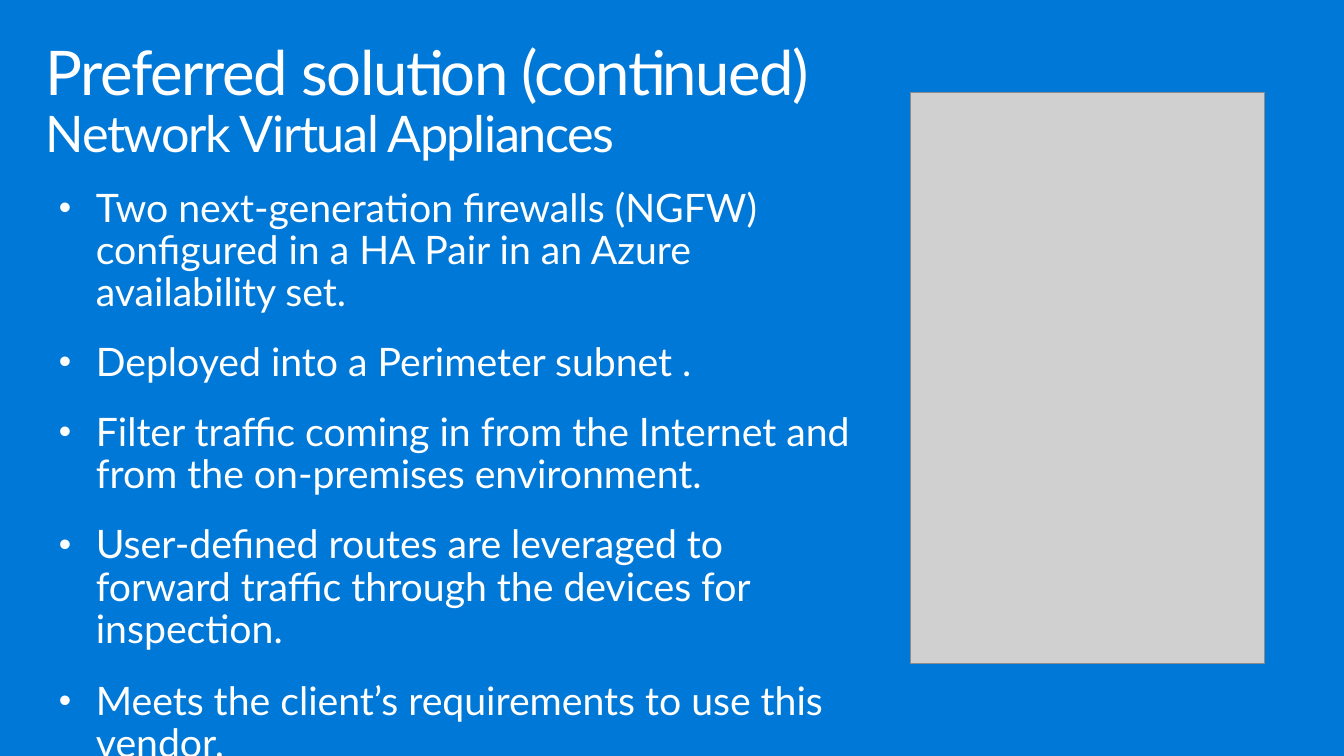
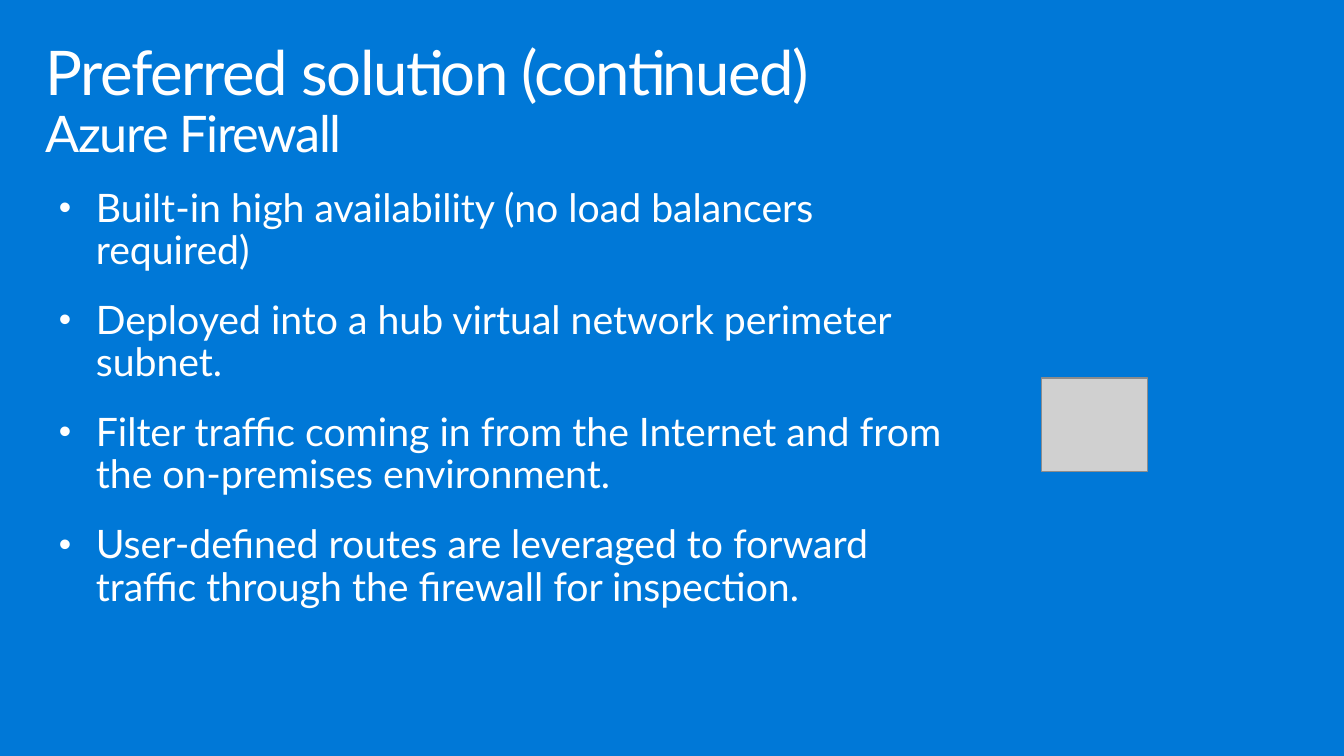
Before and after one commit to yashmadan123/MCW-Enterprise-class-networking, a slide deck: slide 29 of Whiteboard design session/WDS trainer presentation - Enterprise-class networking in Azure.pptx. Drawn at 1344x756 pixels with LibreOffice and Linux fonts; fonts in the diff are those of the drawing; grey boxes stand for pictures. Boxes give left, top, right and bottom in pixels: in the first picture for what was removed or moved away, otherwise in the second. Text is boxed around its words. In the diff, an @@ line names an element or a change of style, - is before the commit and + after.

```diff
--- a/Whiteboard design session/WDS trainer presentation - Enterprise-class networking in Azure.pptx
+++ b/Whiteboard design session/WDS trainer presentation - Enterprise-class networking in Azure.pptx
@@ title at (46, 47, 809, 153): text changed @@
-Preferred solution (continued)
-Network Virtual Appliances
+Preferred solution (continued)
+Azure Firewall
@@ picture removed at (911, 93, 1265, 663) @@
@@ text at (96, 191, 892, 377): text changed @@
-• Two next-generation firewalls (NGFW) configured in a HA Pair in an Azure availability set.
-• Deployed into a Perimeter subnet .
+• Built-in high availability (no load balancers required)
+• Deployed into a hub virtual network perimeter subnet.
@@ picture added at (1042, 378, 1147, 472) @@
@@ text at (96, 529, 868, 608): text changed @@
-• User-defined routes are leveraged to forward traffic through the devices for inspection.
-• Meets the client’s requirements to use this vendor.
+• User-defined routes are leveraged to forward traffic through the firewall for inspection.
```
Also in this commit, not shown: 8 other slides changed, 1 slide removed, 6 other files.
